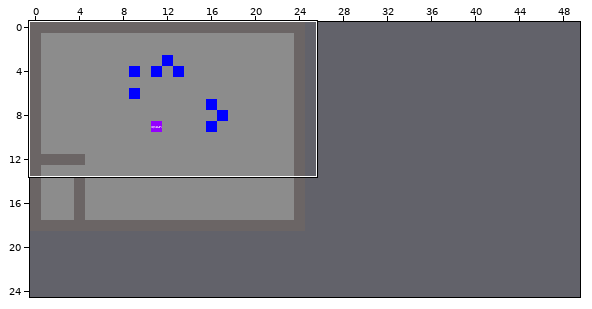
One commit to this Tiled map: assets/maps/construct.tmx. The picture above shows the old version from afar; the outline marks the close-up.
Close-up. Earlier state:
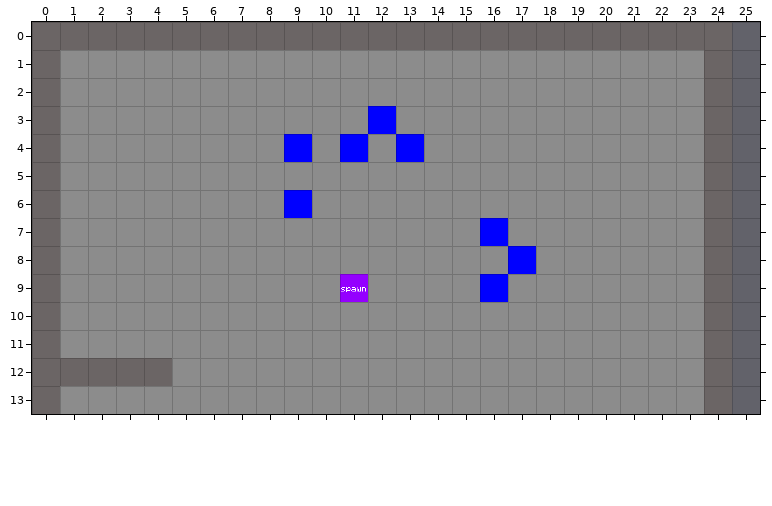
Cells are 32x32 px. Shown: x 0..25, y 0..13. The commit also changed other parts of the map, which this record leaves out. The old version is drawn lined up with the new one.
And afterwards:
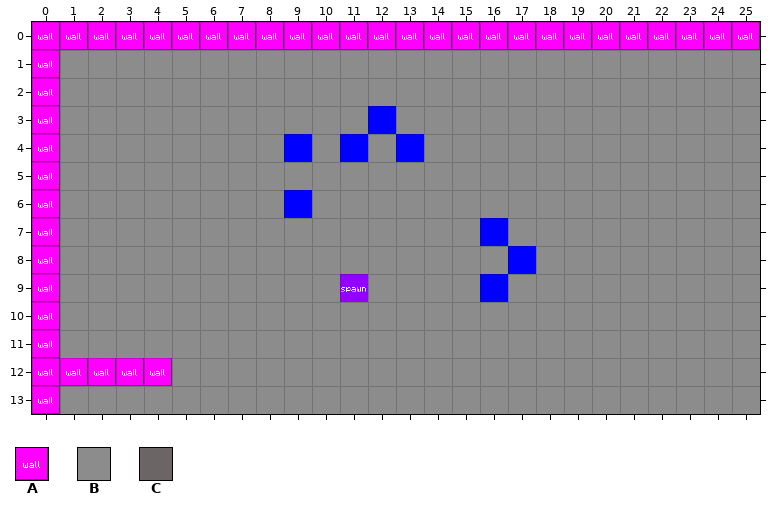
Key: from "gametiles": A 1, B 5, C 6.
_ is an empty cell.
Tiles of an added or newly shown layer are drawn over the layers below it.
Difference:
map size 25x19 -> 50x25 cells
Layer "Ground":
Tile B replaces tile C in rows 1 to 13 at x 24.
Tile B is added in rows 1 to 13 at x 25.
Layer "Collision" (now shown):
Tile A is added in row 0 at x 0 to 25; in rows 1 to 11 at x 0; in row 12 at x 0 to 4; in row 13 at x 0.
Boxes around the changes in both close-ups, in picture pixels (x1, y1, x2, y2):
changed: (32, 22, 760, 414)
